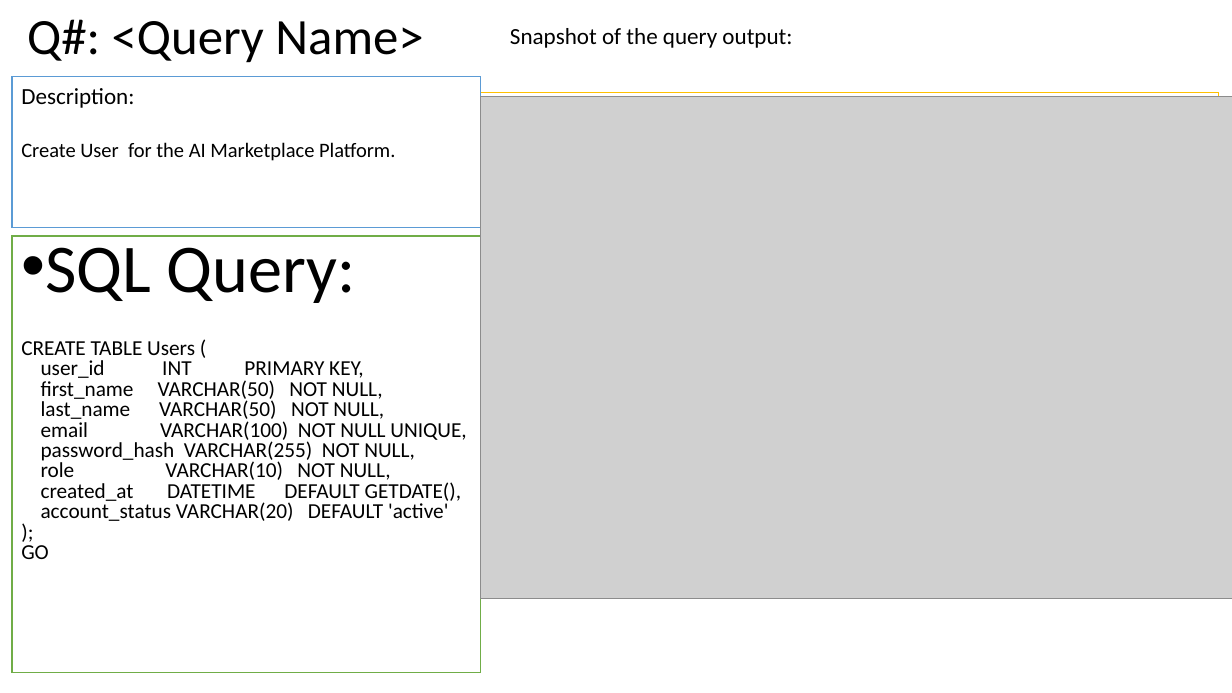
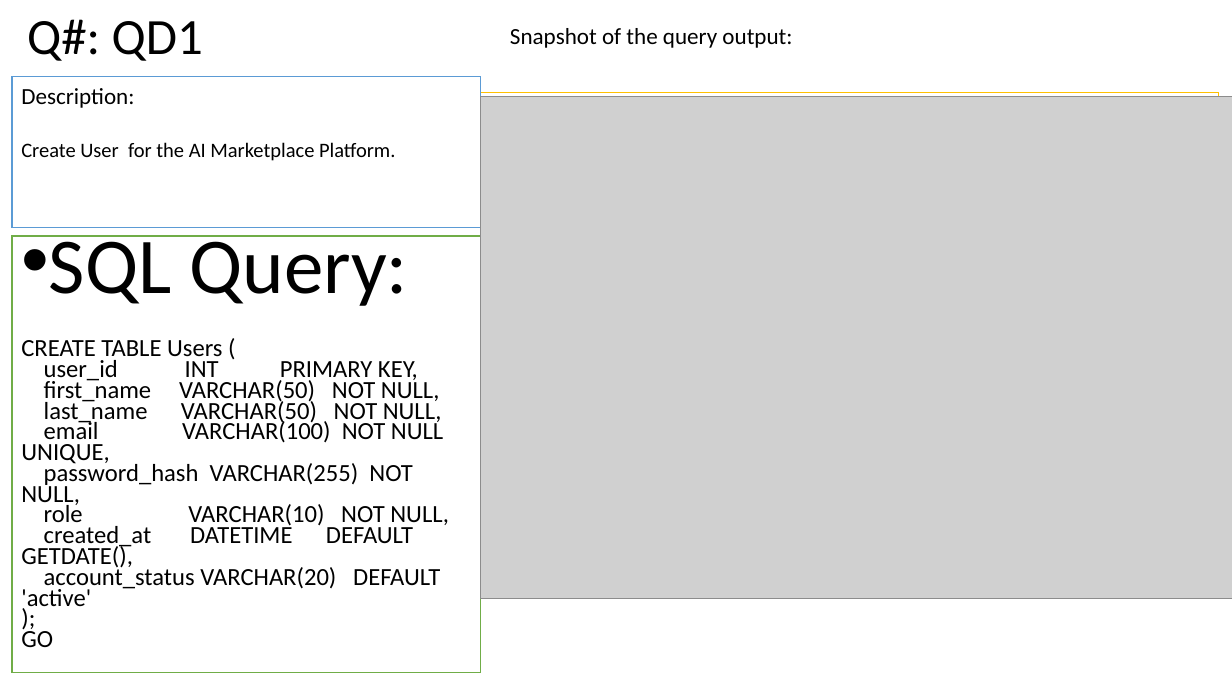
Before and after one commit to adamrodi/CMPS4390, a slide deck: slide 4 of Docs/PA2.pptx. Drawn at 1232x693 pixels with LibreOffice and Linux fonts; fonts in the diff are those of the drawing; grey boxes stand for pictures. Boxes give left, top, right and bottom in pixels: in the first picture for what was removed or moved away, otherwise in the second. Text is boxed around its words. In the diff, an @@ line names an element or a change of style, - is before the commit and + after.

```diff
--- a/Docs/PA2.pptx
+++ b/Docs/PA2.pptx
@@ title at bbox=[27, 19, 203, 61]: text changed @@
-Q#: <Query Name>
+Q#: QD1
@@ text "SQL Query:" at bbox=[12, 236, 481, 672]: size 53.2 to 61.6 pt in "SQL Query:"; size 16.6 to 19.3 pt; line spacing 0.8 to 0.7 @@
```
Also in this commit, not shown: 8 other slides changed, 10 slides added, 4 other files.
